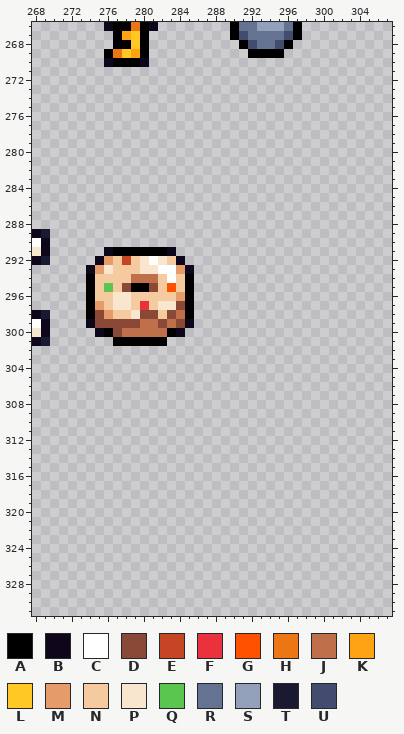
Pixel-art file -- BurningKnight/Content/Animations/items.ase. The first picture shows the starting point.
308x746 pixels, 1 frame. Shown: x 268..307, y 266..331.
Palette (. is transparent): A #000000  B #0e071b  C #ffffff  D #8a4836  E #c64524  F #ea323c  G #ff5000  H #ed7614  J #bf6f4a  K #ffa214  L #ffc825  M #e69c69  N #f6ca9f  P #f9e6cf  Q #5ac54f  R #657392  S #92a1b9  T #1a1932  U #424c6e
Pixels before (only the part around the change), first column x 268:
268 .........AALA..........AURRUA...........
269 ........AHLKA...........AAAA............
270 ........BAAAB...........................
271 ........................................
272 ........................................
273 ........................................
274 ........................................
275 ........................................
276 ........................................
277 ........................................
278 ........................................
279 ........................................
280 ........................................
281 ........................................
282 ........................................
283 ........................................
284 ........................................
285 ........................................
286 ........................................
287 ........................................
288 ........................................
289 BT......................................
290 CB......................................
291 PB......BAAAAAAB........................
292 BT.....BMNENPCPNB.......................
293 ......BMPNNNPPCCMB......................
294 ......ANNNNJJJNCNA......................
295 ......ANQNDAADNGNA......................
296 ......ANNPPNNNNNMA......................
297 ......AMNPPNFNPPDA......................
298 BT....ADMNNPDDNDJA......................
299 CB....BDDDDDJJDJDB......................
300 PB.....BADJJJJJAB.......................
301 BT.......AAAAAA.........................
302 ........................................
303 ........................................
304 ........................................
305 ........................................
306 ........................................
307 ........................................
308 ........................................
309 ........................................
310 ........................................
311 ........................................
312 ........................................
313 ........................................
314 ........................................
315 ........................................
316 ........................................
317 ........................................
318 ........................................
319 ........................................
320 ........................................
321 ........................................
322 ........................................
323 ........................................
324 ........................................
325 ........................................
326 ........................................
327 ........................................
328 ........................................
329 ........................................
330 ........................................
331 ........................................
New version:
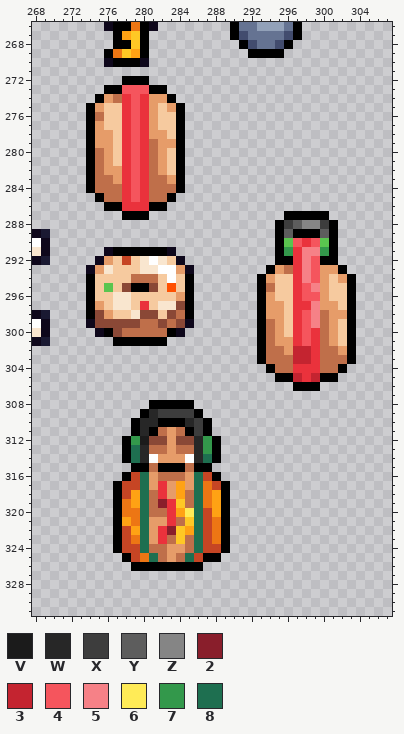
Colours new in this view: V #1b1b1b  W #272727  X #3d3d3d  Y #5d5d5d  Z #858585  2 #891e2b  3 #c42430  4 #f5555d  5 #f68187  6 #ffeb57  7 #33984b  8 #1e6f50
Edits made:
Changed rows in their new state; - is an unchanged pixel.
first column x 274:
272 ----AAA-----------------------
273 --AA444AA---------------------
274 -AMJF4FMMA--------------------
275 AMNNF4FMNMA-------------------
276 AJNNF4FMNNA-------------------
277 AMNNF4FMNNA-------------------
278 AMMNF4FMMNA-------------------
279 AMMNF4FJMMA-------------------
280 AJMNF4FJMNA-------------------
281 AJMNF4FJMNA-------------------
282 AJMMF4FJMNA-------------------
283 AJJMF4FJJMA-------------------
284 AJJJF4FJJJA-------------------
285 -AJJF4FJJA--------------------
286 --AAFFFAA---------------------
287 ----AAA---------------AAAAA---
288 ---------------------AXYZZXA--
289 ---------------------AYAAAYA--
290 ---------------------AQ4F4QA--
291 ---------------------A7F557A--
292 ---------------------AAF54AA--
293 --------------------AMJF54MMA-
294 -------------------AMNNF54MNMA
295 -------------------AJNNF45MNNA
296 -------------------AMNNF44MNNA
297 -------------------AMMNFF5MMNA
298 -------------------AMMNF45JMMA
299 -------------------AJMNF45JMNA
300 -------------------AJMNF4FJMNA
301 -------------------AJMMF4FJMNA
302 -------------------AJJM33FJJMA
303 -------------------AJJJ33FJJJA
304 --------------------AJJFFFJJA-
305 ---------------------AA3F3AA--
306 -----------------------AAA----
308 -------AAAAA------------------
309 ------AWXXXXA-----------------
310 -----AWWAAAWXA----------------
311 -----AWAJMJAXA----------------
312 ----A7VDDMDDW7A---------------
313 ----A8WJJMJJW7A---------------
314 ----A8WCMMMCW8A---------------
315 -----AAJAAAJAA----------------
316 ----AE8MJJJM8EA---------------
317 ---AEE8MFMKM8HEA--------------
318 ---AEK8JFMKJ8HKA--------------
319 ---AHK8J2FLJ8HKA--------------
320 ---AHH8JJFK68EKA--------------
321 ---AKH8MMFJL8EHA--------------
322 ---AEK8MF2LK8EHA--------------
323 ---AEH8MFJLJ8EHA--------------
324 ---AEE8JJMMJ8EEA--------------
325 ----AEH8JMJ8EAA---------------
326 -----AAAAAAAA-----------------
Where, in picture pixels (left, top, right, bottom), the same in both pictures:
added: (86, 76, 185, 220)
added: (257, 211, 356, 391)
added: (113, 400, 230, 571)
